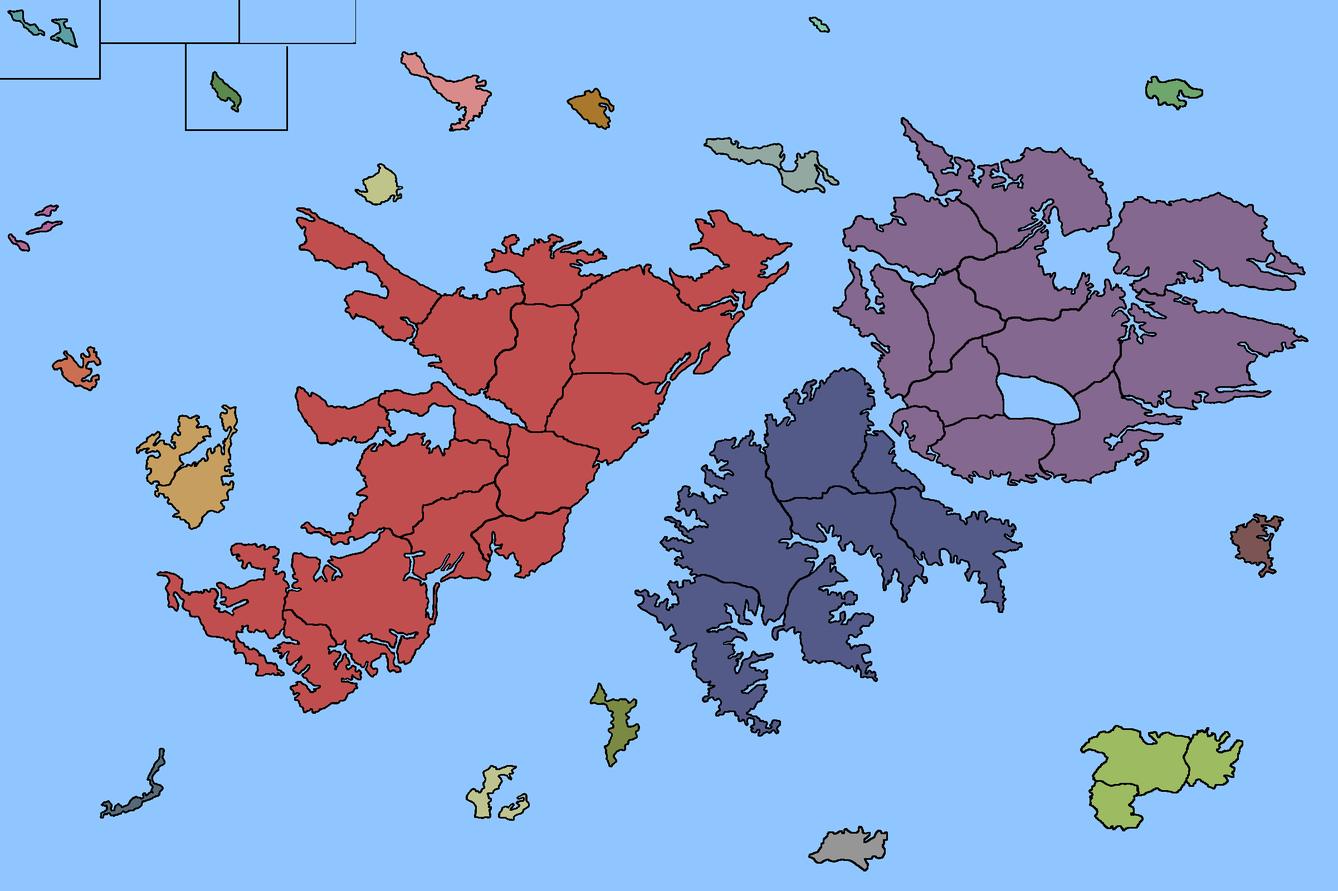
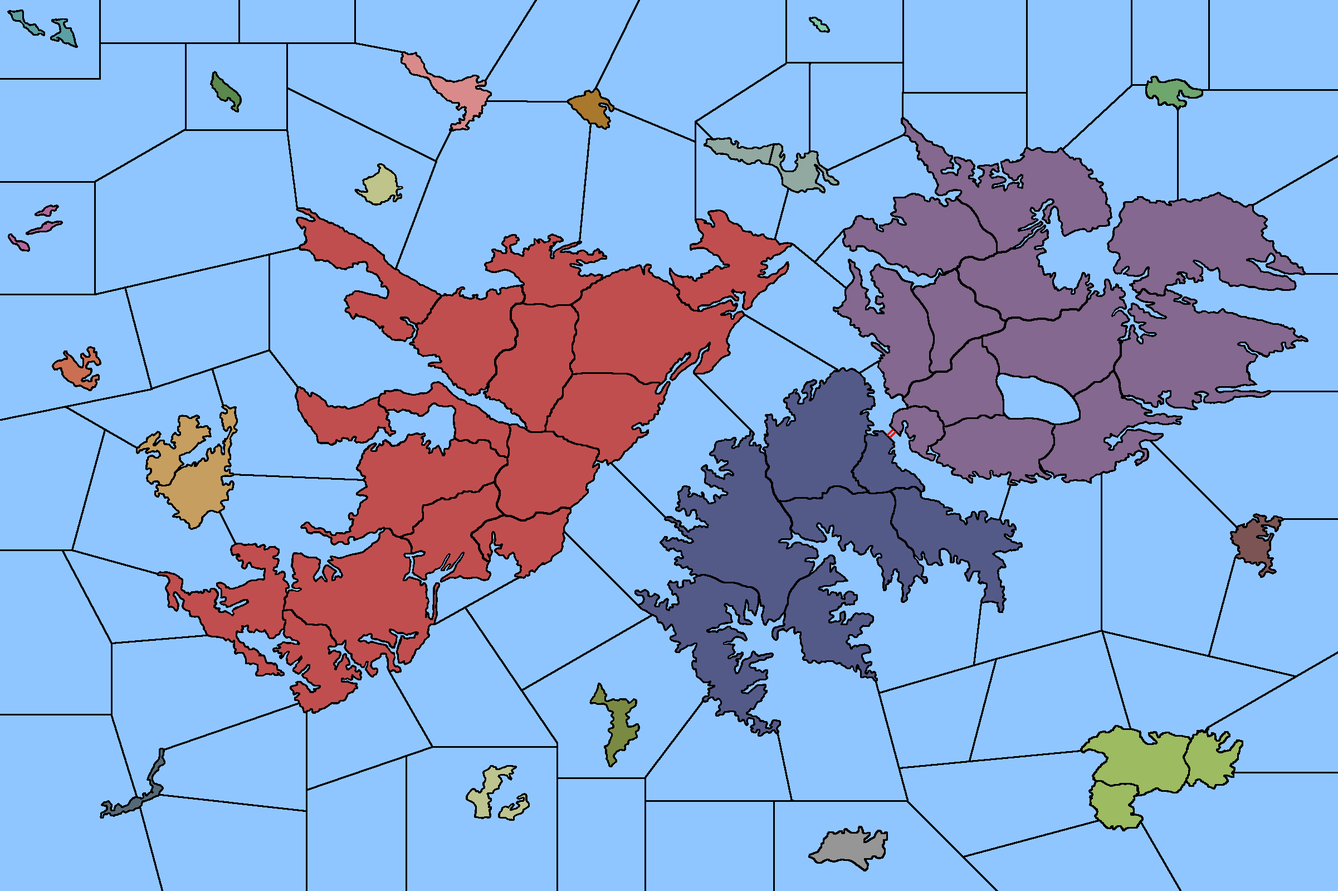
Before/after of a 1338 × 891 layered artwork. What changed in the layer stack:
added layer "canal" above "water territory" over [886, 428, 897, 438]
painted on "water territory" over [0, 0, 1338, 891]
